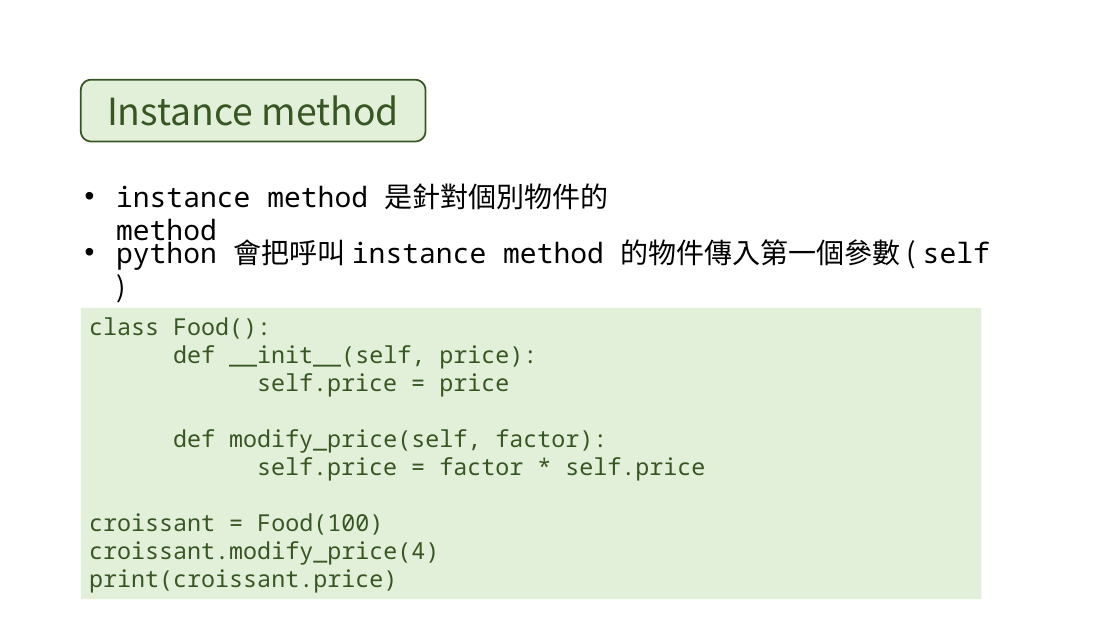
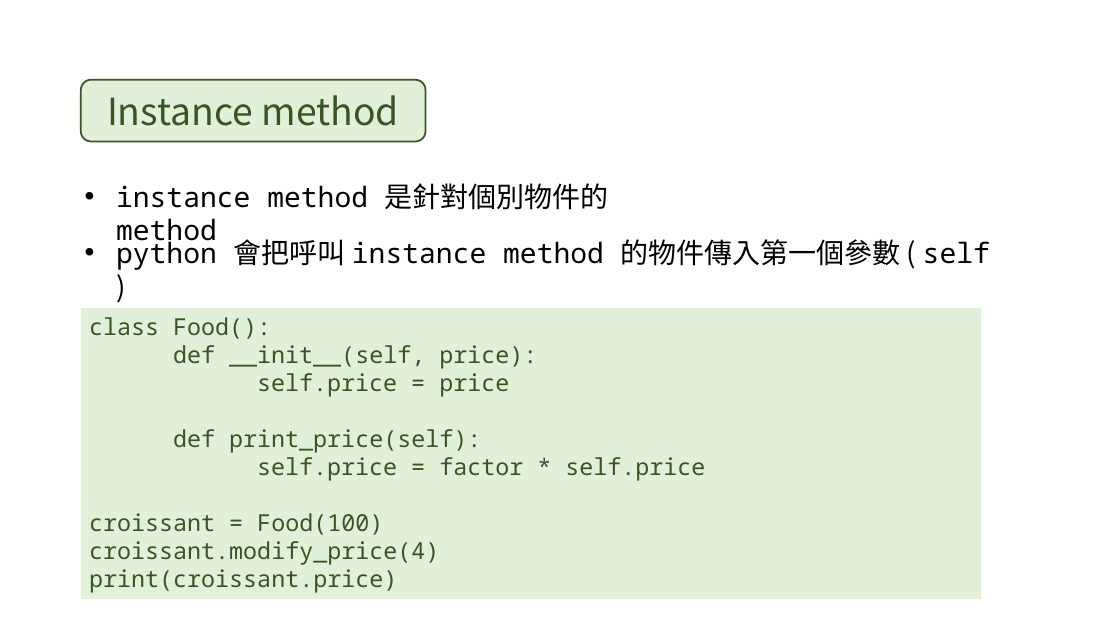
Before and after one commit to EnzoHuang0807/Sprout, a slide deck: slide 20 of slides/class.pptx. Drawn at 1120x630 pixels with LibreOffice and Linux fonts; fonts in the diff are those of the drawing. Boxes give left, top, right and bottom in pixels: in the first picture for what was removed or moved away, otherwise in the second. Text is boxed around its words. In the diff, an @@ line names an element or a change of style, - is before the commit and + after.

```diff
--- a/slides/class.pptx
+++ b/slides/class.pptx
@@ text in rectangle at bbox=[173, 429, 481, 453]: text changed @@
-def modify_price(self, factor):
+def print_price(self):
```
Also in this commit, not shown: 5 other slides changed, 1 other file.
